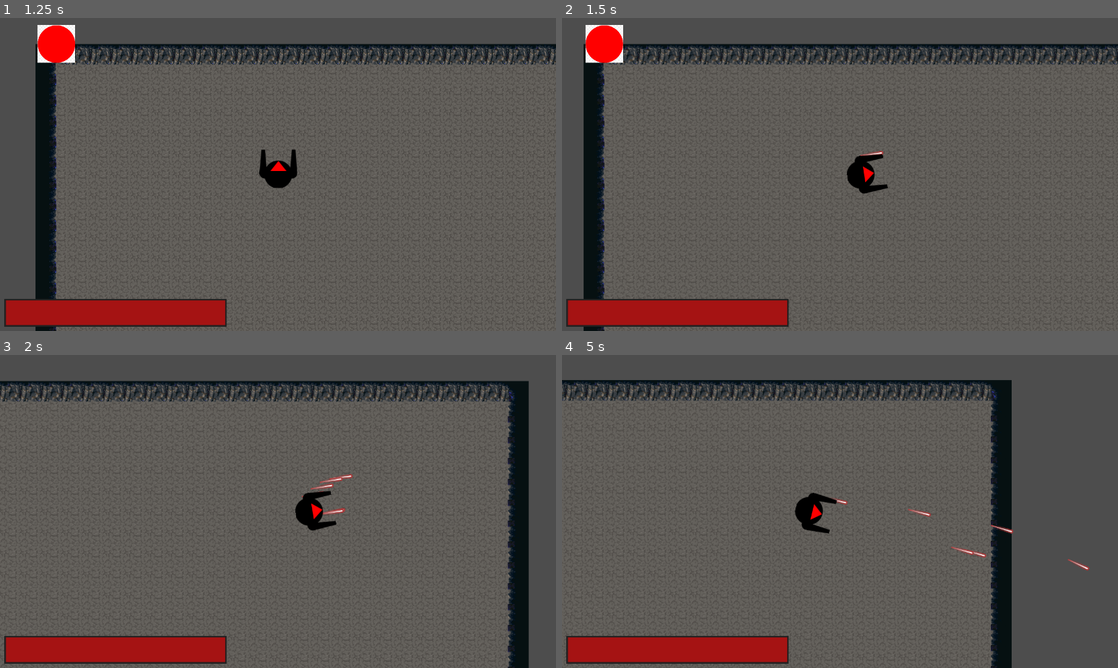
Above: before the commit, frames 1-4 (two rows, left to right).
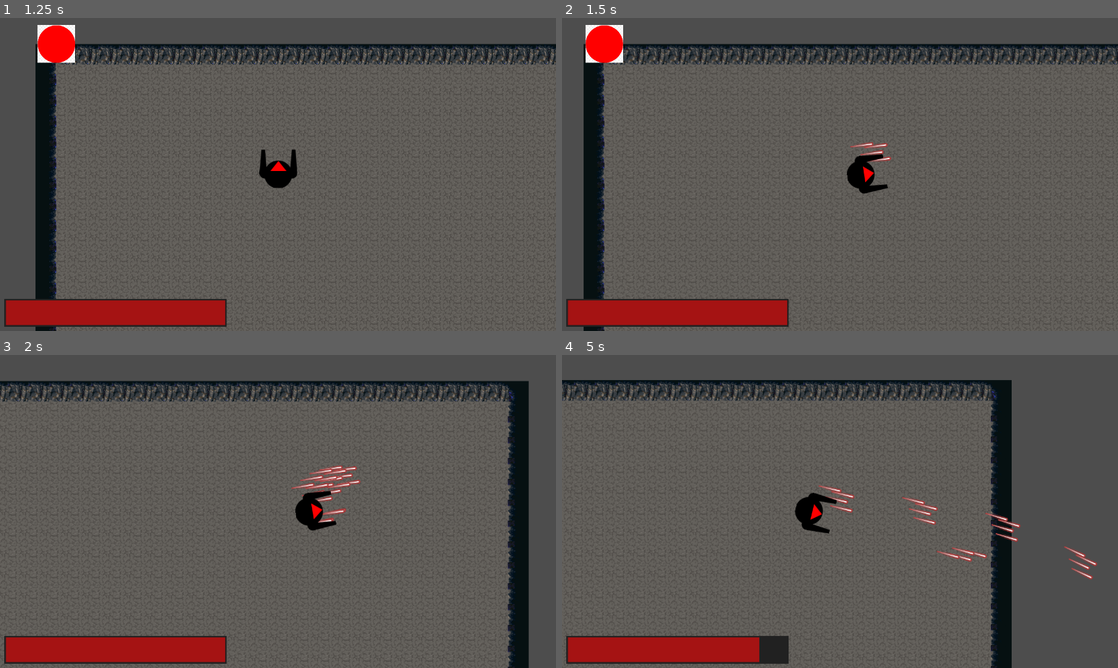
Above: after the commit, the same moments.

Repository: JehtBlack/tiny-creatures
Game: Godot game, scene res://scenes/main_menu.tscn
Same seed, same stepped clock (60 frames per second), same inputs: the game is played once before the commit and once after it.
Inputs (mouse positions are in pixels of both pictures, inside the frame that each line leads up to):
- Up to frame 1 (1.25 s): click "Play" at 0.5 s
- Up to frame 2 (1.5 s): tap Enter at 1.25 s; move the mouse to (962, 158) at 1.27 s; press the mouse at (962, 158) at 1.28 s; hold D (Right) from 1.28 s (still down)
- Up to frame 3 (2 s): keep holding D (Right); right-click (400, 495) at 1.55 s
- Up to frame 4 (5 s): move the mouse to (728, 527) at 2.02 s; release D (Right) at 2.03 s; release the mouse at (728, 527) at 2.03 s; hold S (Backward) 2.03-2.78 s; right-click (728, 527) at 2.1 s; click (728, 527) at 2.3 s; move the mouse to (895, 442) at 2.77 s; press the mouse at (895, 442) at 2.78 s; hold D (Right) 2.78-3.53 s; right-click (895, 442) at 3.05 s; move the mouse to (812, 574) at 3.52 s; release the mouse at (812, 574) at 3.53 s; hold W (Forward) 3.53-4.28 s; right-click (812, 574) at 3.6 s; click (812, 574) at 3.8 s; move the mouse to (1006, 558) at 4.27 s; press the mouse at (1006, 558) at 4.28 s; hold A (Left) from 4.28 s (still down); right-click (1006, 558) at 4.55 s

Frame 1 is identical in both runs. In frame 2, 0.1% of the frame differs, in the area x 51-60%, y 39-46%; in frame 3, 0.5%; in frame 4, 1.2%, in the area x 35-97%, y 41-99%.

Commit message:
Add multi gun support

Diff:
--- a/scenes/player.gd
+++ b/scenes/player.gd
@@ -34,12 +34,30 @@
 	print("Player died")
 	queue_free()
 
+func _add_gun(gun: PackedScene):
+	var left_gun_count = $LeftGuns.get_child_count()
+	var right_gun_count = $RightGuns.get_child_count()
+	if left_gun_count < right_gun_count:
+		_add_gun_to_container(gun, $LeftGuns)
+	elif left_gun_count > right_gun_count:
+		_add_gun_to_container(gun, $RightGuns)
+	else:
+		_add_gun_to_container(gun, $LeftGuns if randi() % 2 == 0 else $RightGuns)
+
+func _add_gun_to_container(gun: PackedScene, container: Node2D):
+	var new_gun = gun.instantiate()
+	container.add_child(new_gun)
+
 func shoot():
-	if Input.is_action_pressed("ShootLeft"):
-		$GunLeft.fire(Input.is_action_just_pressed("ShootLeft"), get_global_mouse_position(), spawn_projectile)
-	if Input.is_action_pressed("ShootRight"):
-		$GunRight.fire(Input.is_action_just_pressed("ShootRight"), get_global_mouse_position(), spawn_projectile)
+	_shoot_guns("ShootLeft", $LeftGuns)
+	_shoot_guns("ShootRight", $RightGuns)
 
+func _shoot_guns(action: String, gun_container: Node2D):
+	if Input.is_action_pressed(action):
+		var just_pressed = Input.is_action_just_pressed(action)
+		var mouse_pos = get_global_mouse_position()
+		for gun in gun_container.get_children():
+			gun.fire(just_pressed, mouse_pos, spawn_projectile)
 
 func hit(damage):
 	PlayerData.health -= damage
--- a/scenes/player.tscn
+++ b/scenes/player.tscn
@@ -20,12 +20,38 @@
 [node name="CollisionShape2D" type="CollisionShape2D" parent="."]
 shape = SubResource("CircleShape2D_ldg6g")
 
-[node name="GunLeft" parent="." instance=ExtResource("3_bdogp")]
-position = Vector2(30, -33)
+[node name="LeftGuns" type="Node2D" parent="."]
+position = Vector2(0, -34)
+
+[node name="GunLeft" parent="LeftGuns" instance=ExtResource("3_bdogp")]
+position = Vector2(31, -1)
 bullet = ExtResource("2_nse4k")
 fire_rate = 5.0
 
-[node name="GunRight" parent="." instance=ExtResource("3_bdogp")]
-position = Vector2(30, 36)
+[node name="GunLeft2" parent="LeftGuns" instance=ExtResource("3_bdogp")]
+position = Vector2(46, 16)
+bullet = ExtResource("2_nse4k")
+fire_rate = 5.0
+
+[node name="GunLeft3" parent="LeftGuns" instance=ExtResource("3_bdogp")]
+position = Vector2(42, -16)
+bullet = ExtResource("2_nse4k")
+fire_rate = 5.0
+
+[node name="GunLeft4" parent="LeftGuns" instance=ExtResource("3_bdogp")]
+position = Vector2(10, -22)
+bullet = ExtResource("2_nse4k")
+fire_rate = 5.0
+
+[node name="RightGuns" type="Node2D" parent="."]
+position = Vector2(0, 35)
+
+[node name="GunRight" parent="RightGuns" instance=ExtResource("3_bdogp")]
+position = Vector2(32, 2)
 bullet = ExtResource("2_nse4k")
 fire_rate = 50.0
+
+[node name="GunRight2" parent="RightGuns" instance=ExtResource("3_bdogp")]
+position = Vector2(1, 19)
+bullet = ExtResource("2_nse4k")
+fire_rate = 50.0
